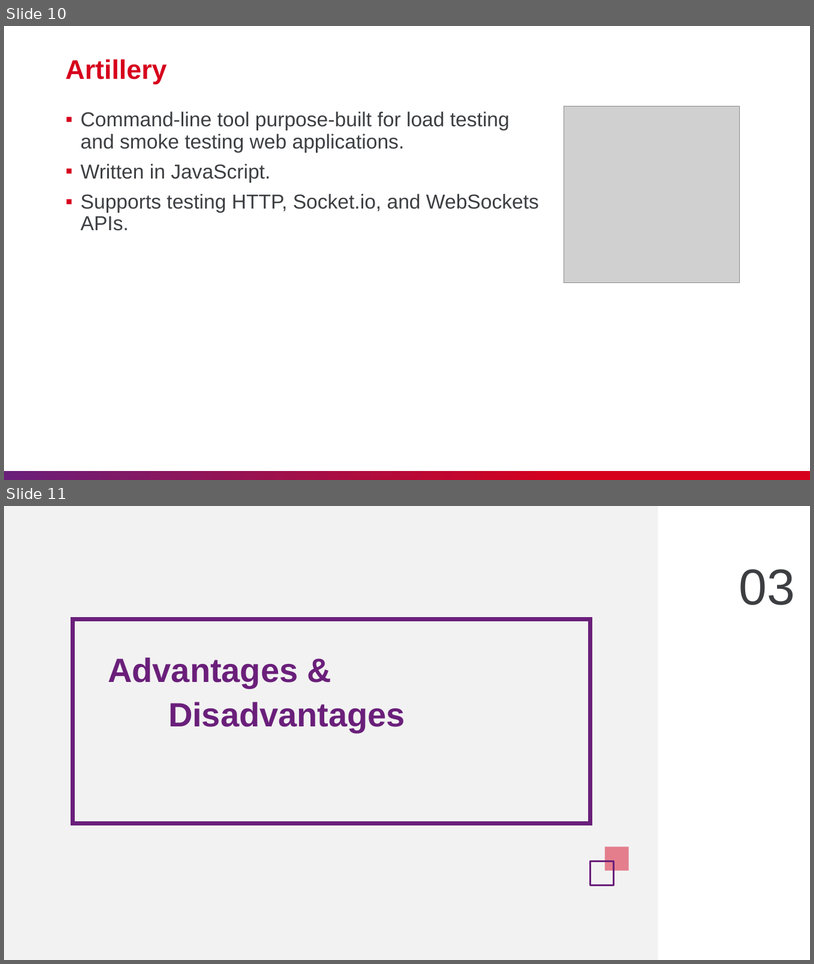
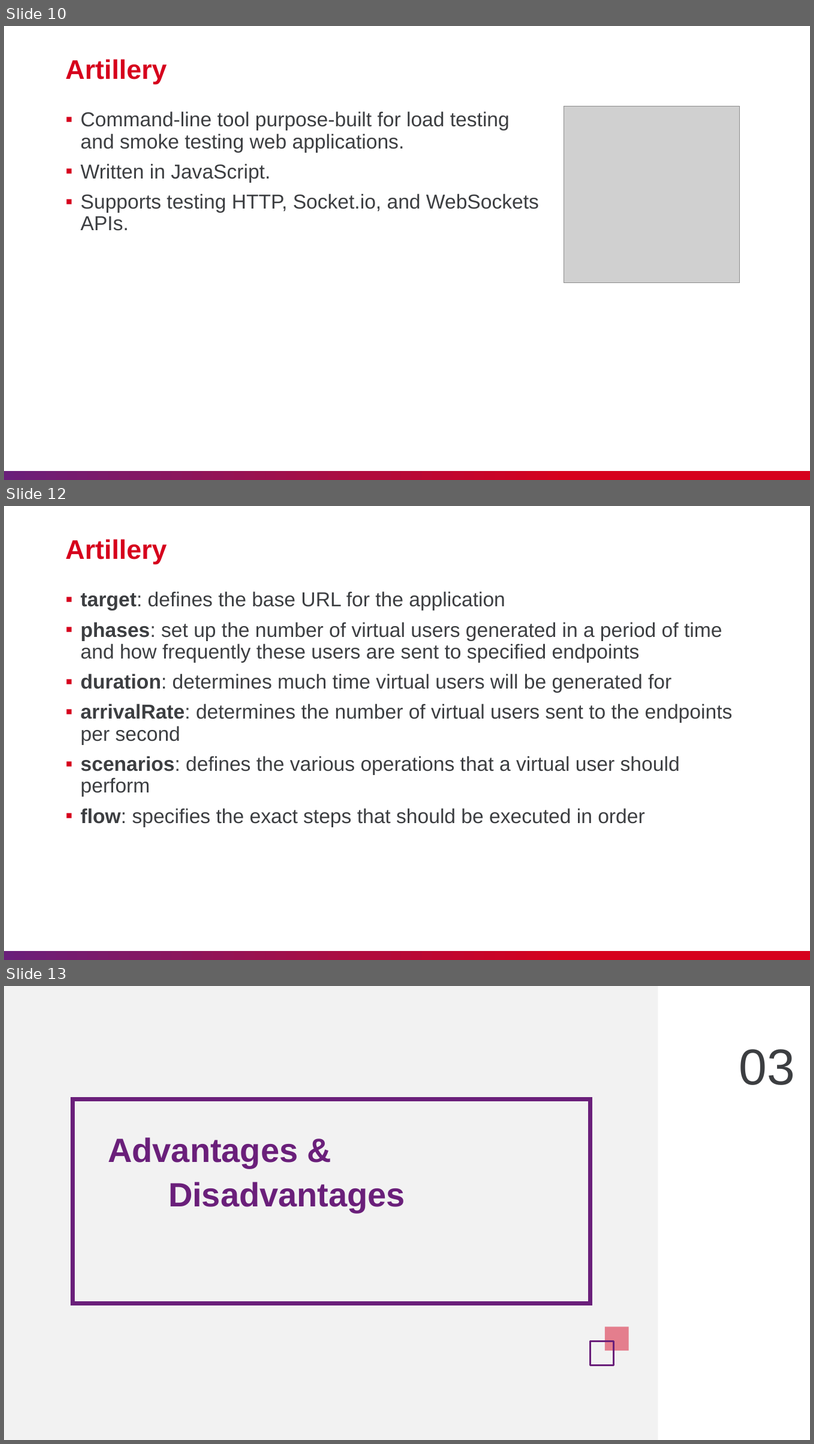
Before and after one commit to nashtech-garage/nodejs-vite-js_load_test, a slide deck: artillery/slide/NT_Artillery.pptx. Shown one above the other, each under a label of ours: slides 10 and 11 before the commit, slides 10, 12 and 13 after it; the slides between them are not shown. The pictures are 814x964 and 814x1444 pixels, drawn with LibreOffice and Linux fonts; fonts in the diff are those of the drawing; grey boxes stand for pictures. Boxes give left, top, right and bottom in pixels: in the first picture for what was removed or moved away, otherwise in the second. Text is boxed around its words. In the diff, an @@ line names an element or a change of style, - is before the commit and + after.

```diff
--- a/artillery/slide/NT_Artillery.pptx
+++ b/artillery/slide/NT_Artillery.pptx
@@ slide 12 added at (x1=4, y1=506, x2=810, y2=960), background #FFFFFF; not listed: 1 template element that a slide beside it also shows @@
@@ title added at (x1=65, y1=539, x2=167, y2=564), 32 pt, text #D6001C, bold @@
+Artillery
@@ text added at (x1=81, y1=591, x2=733, y2=827), 24 pt, text #3C3E41 @@
+▪ target: defines the base URL for the application
+▪ phases: set up the number of virtual users generated in a period of time and how frequently these users are sent to specified endpoints
+▪ duration: determines much time virtual users will be generated for
+▪ arrivalRate: determines the number of virtual users sent to the endpoints per second
+▪ scenarios: defines the various operations that a virtual user should perform
+▪ flow: specifies the exact steps that should be executed in order
@@ what was slide 11 is now slide 13 @@
```
Also in this commit, not shown: 1 slide changed, 1 other slide added.
